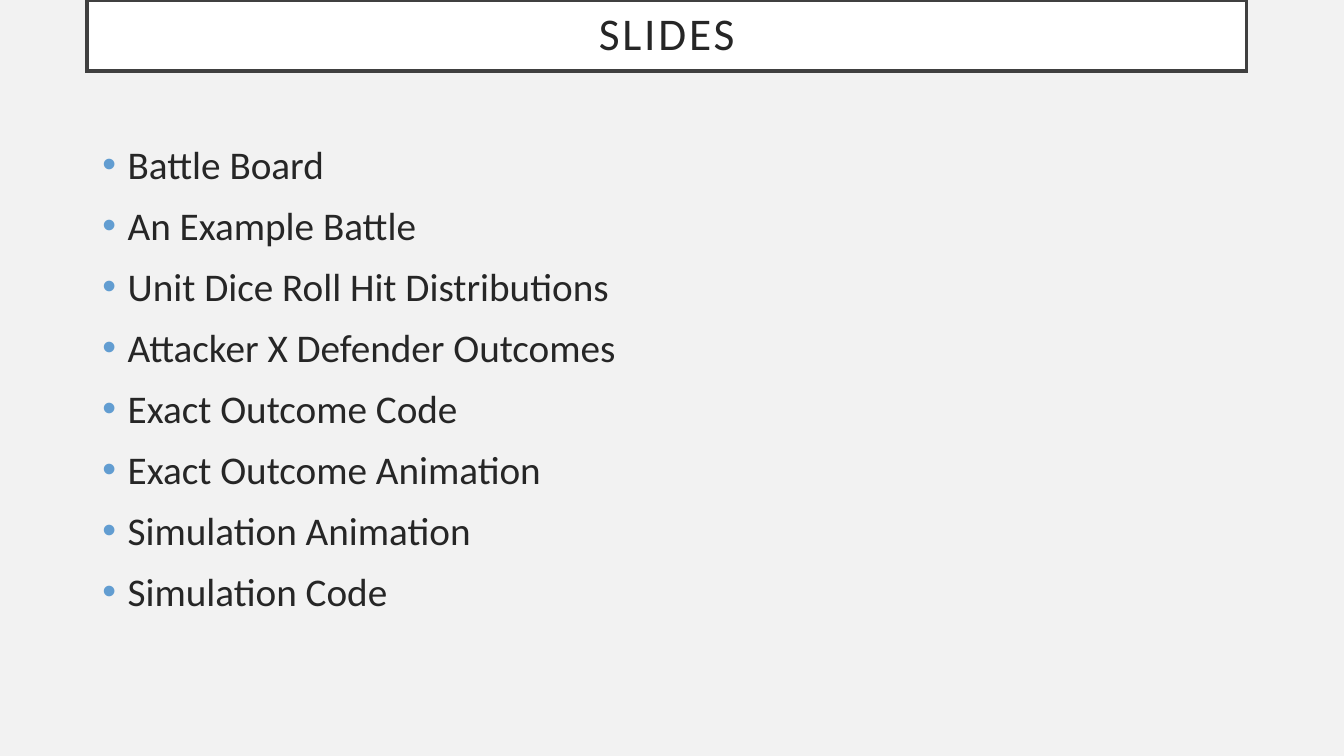
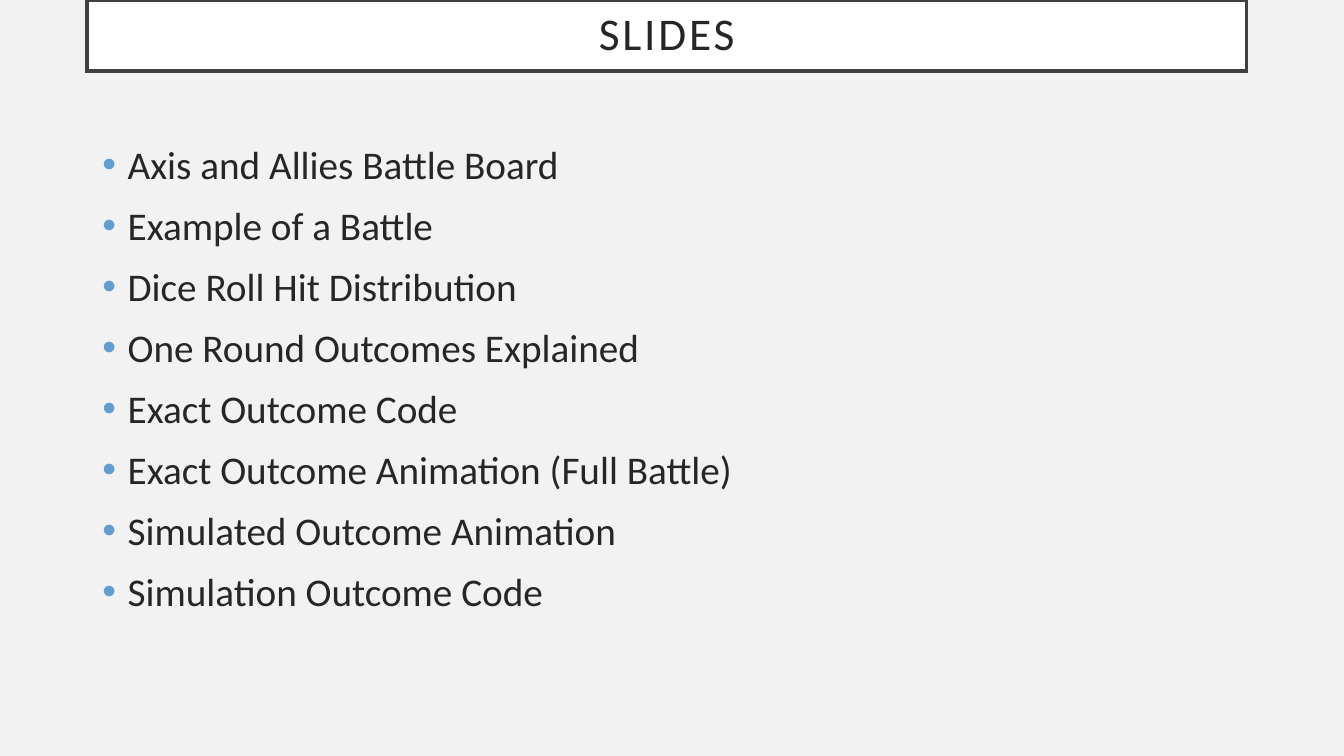
Before and after one commit to GalenLee/Presentations, a slide deck: slide 2 of AxisAndAlliesOdds/AxisAndAllies.pptx. Drawn at 1344x756 pixels with LibreOffice and Linux fonts; fonts in the diff are those of the drawing. Boxes give left, top, right and bottom in pixels: in the first picture for what was removed or moved away, otherwise in the second. Text is boxed around its words. In the diff, an @@ line names an element or a change of style, - is before the commit and + after.

Commit message:
Added R in Action Slides

```diff
--- a/AxisAndAlliesOdds/AxisAndAllies.pptx
+++ b/AxisAndAlliesOdds/AxisAndAllies.pptx
@@ text at <box>128,151,639,369</box>: text changed @@
-• Battle Board
-• An Example Battle
-• Unit Dice Roll Hit Distributions
-• Attacker X Defender Outcomes
+• Axis and Allies Battle Board
+• Example of a Battle
+• Dice Roll Hit Distribution
+• One Round Outcomes Explained
@@ text at <box>128,455,732,607</box>: text changed @@
-• Exact Outcome Animation
-• Simulation Animation
-• Simulation Code
+• Exact Outcome Animation (Full Battle)
+• Simulated Outcome Animation
+• Simulation Outcome Code
```
Also in this commit, not shown: 1 other file.
